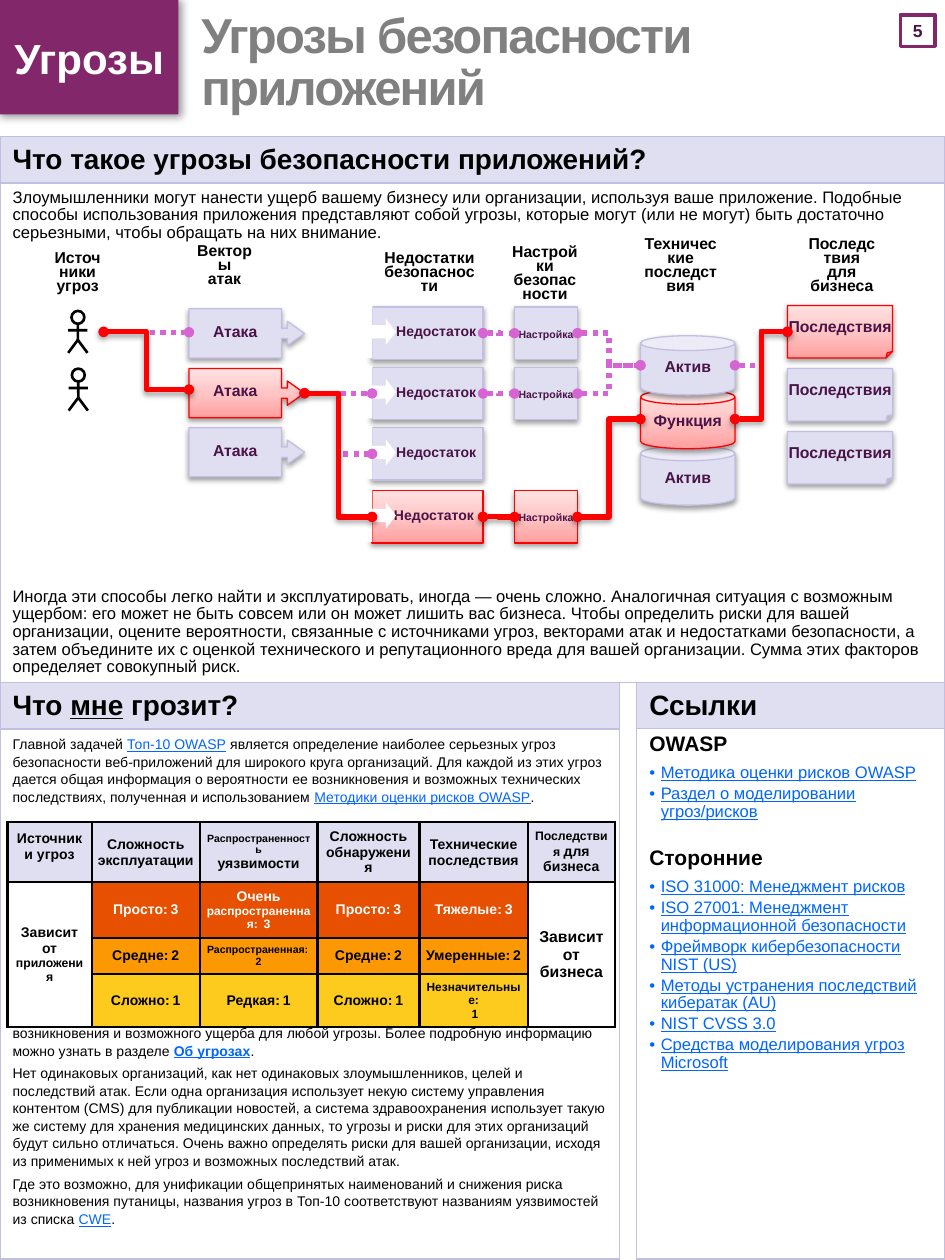
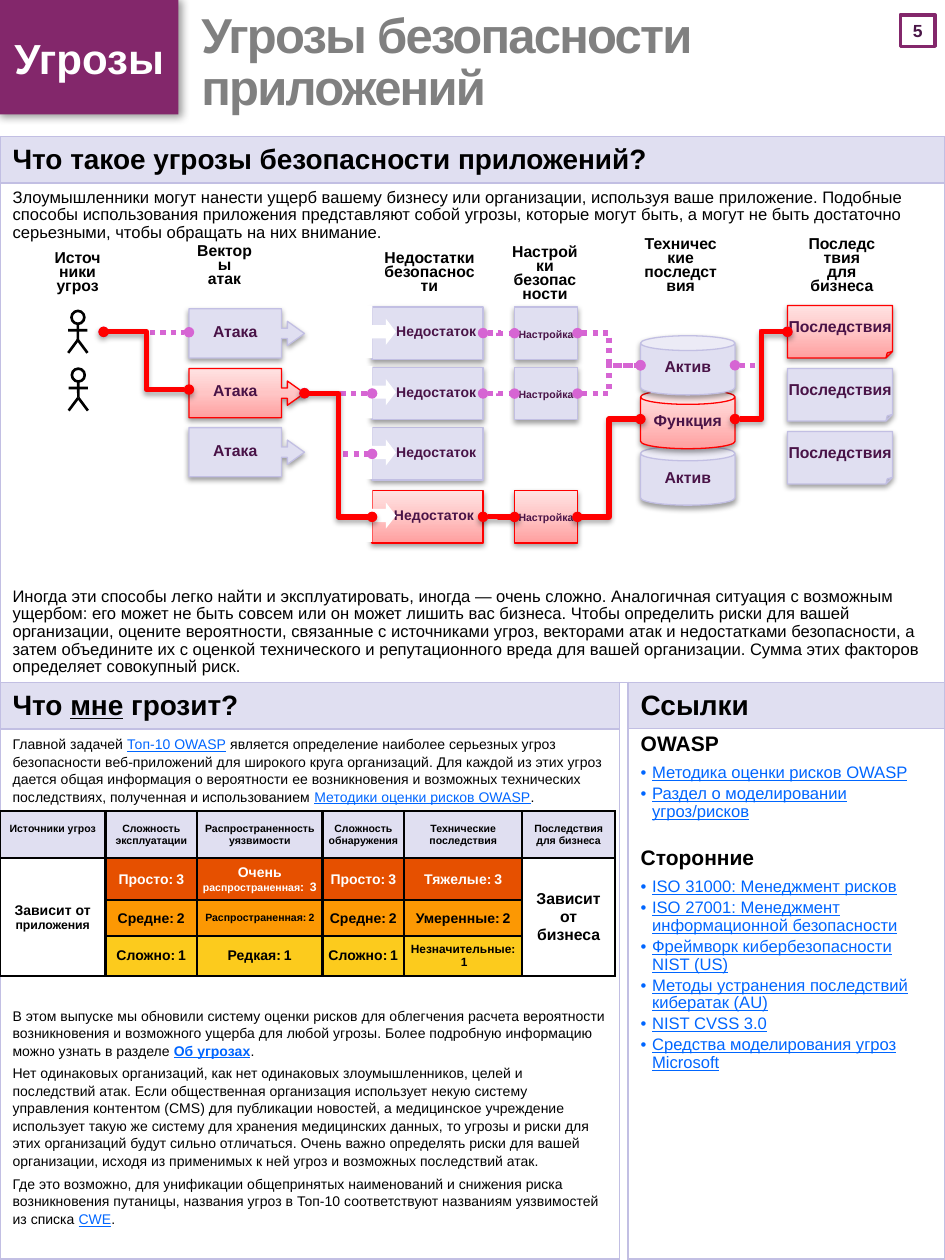
Before and after one commit to OWASP/Top10, a slide deck: slide 6 of 2017/OWASP Top 10-2017-ru.pptx. Drawn at 945x1260 pixels with LibreOffice and Linux fonts; fonts in the diff are those of the drawing. Boxes give left, top, right and bottom in pixels: in the first picture for what was removed or moved away, otherwise in the second. Text is boxed around its words. In the diff, an @@ line names an element or a change of style, - is before the commit and + after.

```diff
--- a/2017/OWASP Top 10-2017-ru.pptx
+++ b/2017/OWASP Top 10-2017-ru.pptx
@@ table at [0, 136, 945, 682] @@
-row 2, column 1: Злоумышленники могут нанести ущерб вашему бизнесу или организации, используя ваше приложение. Подобные способы использования приложения представляют собой угрозы, которые могут (или не могут) быть достаточно серьезными, чтобы обращать на них внимание. / Иногда эти способы легко найти и эксплуатировать, иногда — очень сложно. Аналогичная ситуация с возможным ущербом: его может не быть совсем или он может лишить вас бизнеса. Чтобы определить риски для вашей организации, оцените вероятности, связанные с источниками угроз, векторами атак и недостатками безопасности, а затем объедините их с оценкой технического и репутационного вреда для вашей организации. Сумма этих факторов определяет совокупный риск.
+row 2, column 1: Злоумышленники могут нанести ущерб вашему бизнесу или организации, используя ваше приложение. Подобные способы использования приложения представляют собой угрозы, которые могут быть, а могут не быть достаточно серьезными, чтобы обращать на них внимание. / Иногда эти способы легко найти и эксплуатировать, иногда — очень сложно. Аналогичная ситуация с возможным ущербом: его может не быть совсем или он может лишить вас бизнеса. Чтобы определить риски для вашей организации, оцените вероятности, связанные с источниками угроз, векторами атак и недостатками безопасности, а затем объедините их с оценкой технического и репутационного вреда для вашей организации. Сумма этих факторов определяет совокупный риск.
@@ table at [0, 683, 620, 1259] @@
-row 2, column 1: Главной задачей Топ-10 OWASP является определение наиболее серьезных угроз безопасности веб-приложений для широкого круга организаций. Для каждой из этих угроз дается общая информация о вероятности ее возникновения и возможных технических последствиях, полученная и использованием Методики оценки рисков OWASP. / В этом выпуске мы обновили систему оценки рисков для облегчения расчета вероятности возникновения и возможного ущерба для любой угрозы. Более подробную информацию можно узнать в разделе Об угрозах. / Нет одинаковых организаций, как нет одинаковых злоумышленников, целей и последствий атак. Если одна организация использует некую систему управления контентом (CMS) для публикации новостей, а система здравоохранения использует такую же систему для хранения медицинских данных, то угрозы и риски для этих организаций будут сильно отличаться. Очень важно определять риски для вашей организации, исходя из применимых к ней угроз и возможных последствий атак. / Где это возможно, для унификации общепринятых наименований и снижения риска возникновения путаницы, названия угроз в Топ-10 соответствуют названиям уязвимостей из списка CWE.
+row 2, column 1: Главной задачей Топ-10 OWASP является определение наиболее серьезных угроз безопасности веб-приложений для широкого круга организаций. Для каждой из этих угроз дается общая информация о вероятности ее возникновения и возможных технических последствиях, полученная и использованием Методики оценки рисков OWASP. / В этом выпуске мы обновили систему оценки рисков для облегчения расчета вероятности возникновения и возможного ущерба для любой угрозы. Более подробную информацию можно узнать в разделе Об угрозах. / Нет одинаковых организаций, как нет одинаковых злоумышленников, целей и последствий атак. Если общественная организация использует некую систему управления контентом (CMS) для публикации новостей, а медицинское учреждение использует такую же систему для хранения медицинских данных, то угрозы и риски для этих организаций будут сильно отличаться. Очень важно определять риски для вашей организации, исходя из применимых к ней угроз и возможных последствий атак. / Где это возможно, для унификации общепринятых наименований и снижения риска возникновения путаницы, названия угроз в Топ-10 соответствуют названиям уязвимостей из списка CWE.
@@ table: place and size @@
-table at [636, 683, 945, 1259]
+table at [629, 683, 945, 1259]
@@ table at [0, 811, 616, 1173] @@
@@ size 8 to 6 pt in "Источники угроз", "Сложность эксплуатации", "уязвимости", "Сложность обнаружения" and 2 more places @@
@@ size 7 to 6 pt in "Последствия" @@
@@ size 6.8 to 6 pt in "распространенная:" @@
@@ table: place and size @@
-table at [8, 823, 615, 1022]
+table at [0, 811, 616, 1173]
```
Also in this commit, not shown: 23 other slides changed, 22 other files.
